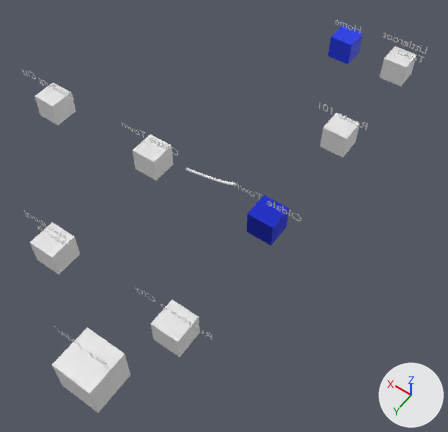
An edit to the glTF model your-plan.glb, drawn before and after from the same camera.
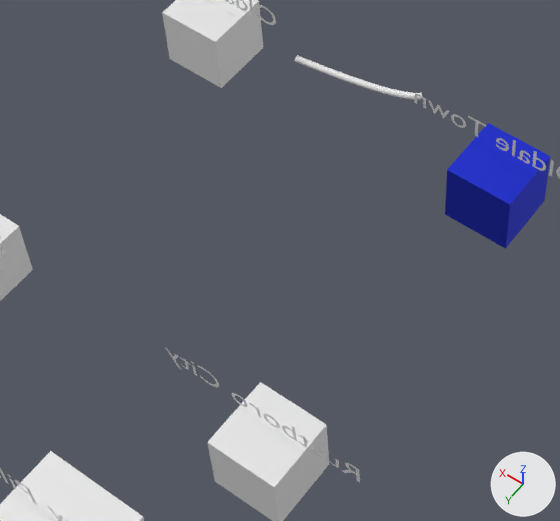
Each version is shown whole from a 50 mm lens placed at (-12.5, 22.6, 33.3), pointed at (3.2, 0.5, -1.4), then close up on the part from 15% to 65% of the width and 34% to 82% of the height. Arrows for +X, +Y and +Z are at lower right; the lights stay in place. Where no turn or scale is listed for an object, it has been applied to the vertices.
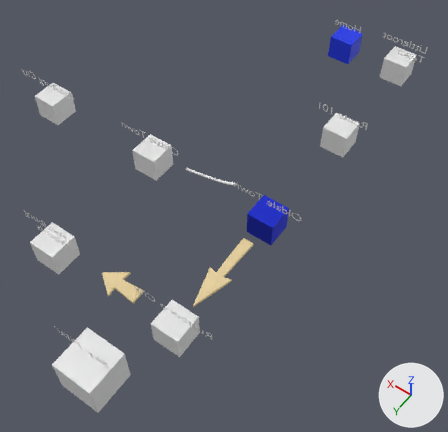
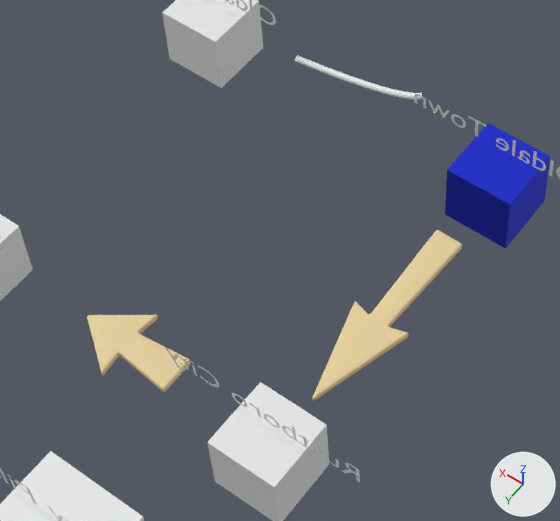
What differs and where, as boxes [x1, y1, x2, y2] in the close-ups (560 x 521 px):
'Arrow', added (beige): after [313, 230, 462, 401]
'Arrow.001', added (beige): after [87, 315, 190, 392]

The change in detail:
Material 'Material.015' (mat_material_015) is new.
Its base color is (0.8, 0.633, 0.337) (beige #e7d09d).
Its roughness is 0.7.
Material 'Material.014' (mat_material_014) is new.
Its base color is (0.8, 0.633, 0.337) (beige #e7d09d).
Its roughness is 0.7.
Mesh me_plane_001 is new.
It has 338 vertices, 672 faces and spans x -1.26..1.75, y -1.06..1.05, z -0.12..0.12.
It uses material mat_material_015 (beige #e7d09d).
Mesh me_plane is new.
It has 338 vertices, 672 faces and spans x -0.84..0.84, y -2.51..3.5, z -0.12..0.12.
It uses material mat_material_014 (beige #e7d09d).
Object 'Arrow.001' (ob_arrow_001) is new; it shows me_plane_001.
Its location is (4.45, 9.66, 0.0).
Object 'Arrow' (ob_arrow) is new; it shows me_plane.
Its location is (0.05, 4.72, 0.0).
